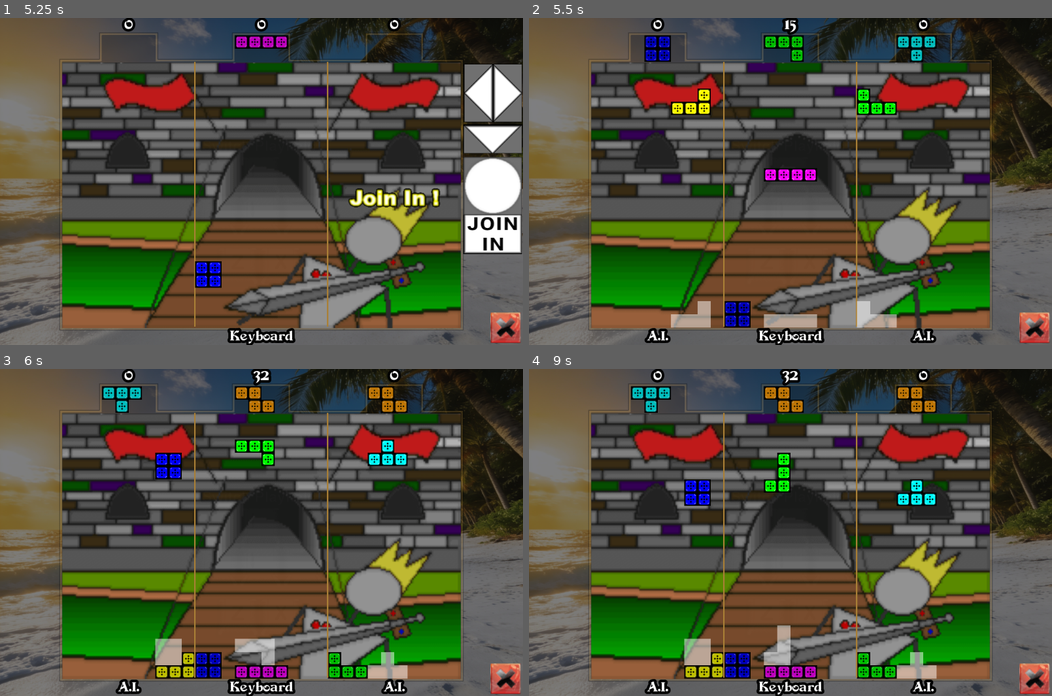
Above: before the commit, frames 1-4 (two rows, left to right).
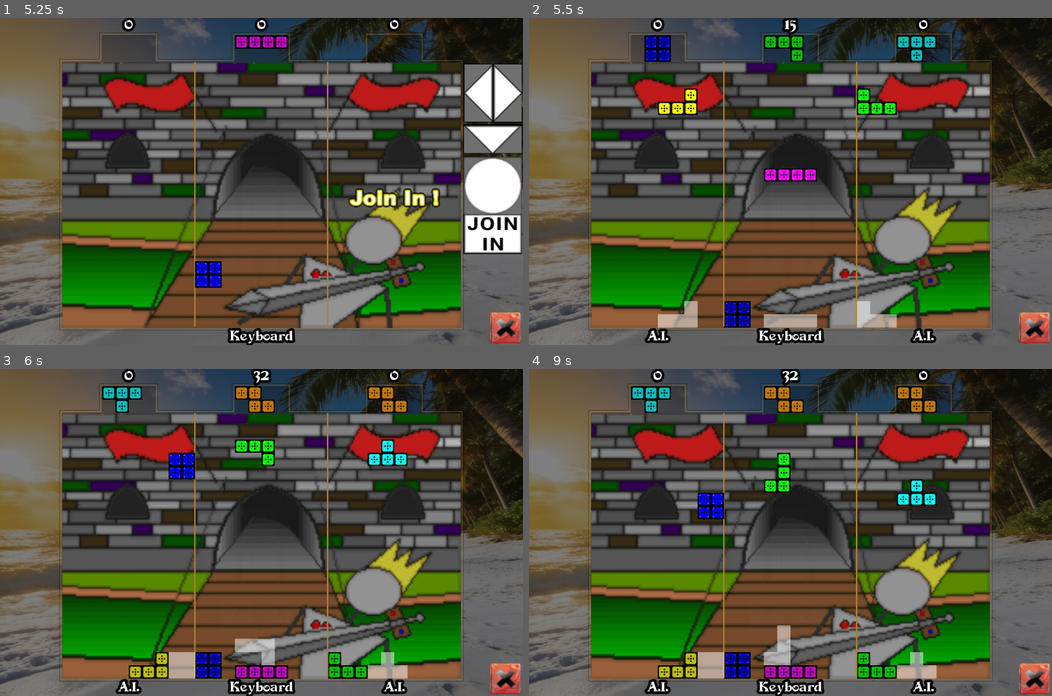
Above: after the commit, the same moments.

Repository: savantsavior/t-story
Game: Godot game, scene res://Main.tscn
Two runs of this game, one before a commit and one after it. Both use one fixed random seed, a clock stepped at 60 frames per second and the inputs below. Video files are missing from this copy of the repository; at most half a second of black plays in their place.
Inputs (mouse positions are in pixels of both pictures, inside the frame that each line leads up to):
- Up to frame 1 (5.25 s): tap Enter at 0.5, 2.1, 2.75 s; move the mouse to (376, 165) at 0.52 s; hold Right (KeyboardRight) 0.53-1.25 s; hold Z (ButtonOne) 0.53-1.25 s; click (376, 165) at 0.67 s; drag from (156, 197) to (235, 246) at 1.27 s; tap Space (Pause) at 2 s; move the mouse to (313, 109) at 2.02 s; hold Right (KeyboardRight) 2.03-2.75 s; drag from (235, 246) to (104, 132) at 2.77 s; move the mouse to (418, 230) at 3.52 s; hold Left (KeyboardLeft) 3.53-4.25 s; tap Shift at 3.6 s; drag from (104, 132) to (183, 99) at 4.27 s; move the mouse to (287, 181) at 5.02 s; hold Down (KeyboardDown) from 5.03 s (still down); hold X (ButtonTwo) from 5.03 s (still down); click (287, 181) at 5.17 s
- Up to frame 2 (5.5 s): keep holding Down (KeyboardDown); keep holding X (ButtonTwo)
- Up to frame 3 (6 s): release Down (KeyboardDown) at 5.75 s; release X (ButtonTwo) at 5.75 s; drag from (183, 450) to (156, 548) at 5.77 s
- Up to frame 4 (9 s): move the mouse to (905, 516) at 6.52 s; hold Up (KeyboardUp) 6.53-7.25 s; tap Backspace at 6.6 s; tap Space (Pause) at 7.25, 8.75 s; drag from (685, 548) to (764, 597) at 7.27 s; tap Enter at 8 s; move the mouse to (842, 460) at 8.02 s; hold Down (KeyboardDown) 8.03-8.75 s; hold Z (ButtonOne) 8.03-8.75 s; drag from (764, 597) to (633, 483) at 8.77 s

Frame 1 is identical in both runs. In frame 2, 0.8% of the frame differs, in the area x 24-35%, y 21-95%; in frame 3, 1.3%; in frame 4, 1.5%, in the area x 24-38%, y 33-95%.

Commit message:
Make the Yiyuan Lee "Near-Perfect" AI match the published algorithm
The port scored moves differently from the algorithm it is named after:
- holes counted only cells directly under a block (Lee counts every empty
  cell below a block in the column)
- column heights skipped row 6 and special-cased row 5
- completed lines only counted when all three co-op boards were full, so
  filling a row was never rewarded, and heights were measured before
  removing completed rows
- no lookahead (Lee scores the current piece together with the next one)

The new evaluator works on a private copy of the board (no game state is
touched while searching), removes the player's own full rows before
measuring the four features, and scores each move with a one-piece
lookahead. Movement and reachability rules are unchanged: the current
piece is still tested from its current row, exactly as before.

Headless check on Godot 4.5.1, seeded 7-bag, 400 pieces, open-top
10-wide board: the fix survives all 400 pieces and clears 160 lines, the
maximum possible. A replica of the previous scoring tops out after 319
pieces with 117 lines. About 54 ms per decision, once per piece.

Co-Authored-By: Claude Opus 5.5 <noreply@anthropic.com>

Diff:
--- a/project_t-story/LogicCore.gd
+++ b/project_t-story/LogicCore.gd
@@ -1897,6 +1897,145 @@
 #
 
 # Below A.I. Source Code Function Written By "JeZxLee"
+#---------------------------------------------------------------------------------------------------
+#   "Near-Perfect" Tetris A.I. by Yiyuan Lee - faithful port, evaluated on a private board copy.
+#   Features are measured AFTER the player's full rows are removed, holes count every empty cell
+#   below a block, and each move is scored with a one-piece lookahead (current + next piece).
+#---------------------------------------------------------------------------------------------------
+const LEE_AGGREGATE_HEIGHT = -0.510066
+const LEE_COMPLETED_LINES = 0.760666
+const LEE_HOLES = -0.35663
+const LEE_BUMPINESS = -0.184483
+
+func AIBoardCopy(player):
+	# 1 = blocked exactly as PieceCollision() sees it (falling/shadow pieces are ignored), 0 = empty.
+	var board = []
+	board.resize(15)
+	for x in range(15):
+		board[x] = []
+		board[x].resize(26)
+		for y in range(26):
+			var value = PlayfieldNew[player][x][y]
+			if ( (value > 0 && value < 40) || value == 255 || value > 99999 ):
+				board[x][y] = 1
+			else:
+				board[x][y] = 0
+	return(board)
+
+func AIPieceFits(board, piece, rotation, pieceX, pieceY):
+	var box = 1
+	for y in range(0, 4):
+		for x in range(0, 4):
+			if (PieceData[piece][rotation][box] > 0):
+				var boardX = pieceX + x
+				var boardY = pieceY + y
+				if (boardX < 0 || boardX > 14 || boardY < 0 || boardY > 25):  return(false)
+				if (board[boardX][boardY] != 0):  return(false)
+			box+=1
+	return(true)
+
+func AIDropAndPlace(board, piece, rotation, pieceX, startY):
+	# Returns a NEW board with the piece dropped straight down from startY, or null if it cannot start there.
+	if (AIPieceFits(board, piece, rotation, pieceX, startY) == false):  return(null)
+	var pieceY = startY
+	while (AIPieceFits(board, piece, rotation, pieceX, pieceY+1) == true):
+		pieceY+=1
+	var placed = []
+	placed.resize(15)
+	for x in range(15):
+		placed[x] = board[x].duplicate()
+	var box = 1
+	for y in range(0, 4):
+		for x in range(0, 4):
+			if (PieceData[piece][rotation][box] > 0):
+				placed[pieceX+x][pieceY+y] = 1
+			box+=1
+	return(placed)
+
+func AIEntryY(board, piece, rotation, pieceX):
+	# First row (from the top) where the piece fits in this column: used for the next-piece lookahead.
+	for y in range(0, 9):
+		if (AIPieceFits(board, piece, rotation, pieceX, y) == true):  return(y)
+	return(-1)
+
+func AIClearOwnLines(board):
+	# Lee's features are measured after clearing. In this co-op mode a row clears when all three
+	# playfields are full, so the player's own full row is scored (and removed) as a completed line.
+	var cleared = 0
+	var y = 23
+	while (y >= 5):
+		var full = true
+		for x in range(2, 12):
+			if (board[x][y] == 0):
+				full = false
+				break
+		if (full == true):
+			cleared+=1
+			for moveY in range(y, 5, -1):
+				for x in range(2, 12):
+					board[x][moveY] = board[x][moveY-1]
+			for x in range(2, 12):
+				board[x][5] = 0
+		else:
+			y-=1
+	return(cleared)
+
+func AIScoreBoard(board, completedLines):
+	var aggregateHeight = 0
+	var holes = 0
+	var bumpiness = 0
+	var previousHeight = -1
+	for x in range(2, 12):
+		var height = 0
+		var blockAbove = false
+		for y in range(5, 24):
+			if (board[x][y] != 0):
+				if (blockAbove == false):
+					height = (24 - y)
+					blockAbove = true
+			elif (blockAbove == true):
+				holes+=1
+		aggregateHeight+=height
+		if (previousHeight >= 0):
+			bumpiness+=abs(height - previousHeight)
+		previousHeight = height
+	return( (LEE_AGGREGATE_HEIGHT * aggregateHeight) + (LEE_COMPLETED_LINES * completedLines)
+			+ (LEE_HOLES * holes) + (LEE_BUMPINESS * bumpiness) )
+
+func ComputeNearPerfectMove(player):
+	var best = AIBestMove(AIBoardCopy(player), Piece[player], NextPiece[player], PiecePlayfieldY[player], PiecePlayfieldX[player], PieceRotation[player])
+	BestMoveX[player] = best[0]
+	BestRotation[player] = best[1]
+
+func AIBestMove(board, piece, nextPiece, startY, fallbackX, fallbackRotation):
+	# Pure search (no game state touched): returns [bestX, bestRotation].
+	var bestScore = -INF
+	var bestX = fallbackX
+	var bestRotation = fallbackRotation
+	for rotation in range(1, MaxRotationArray[piece]+1):
+		for pieceX in range(0, 12):
+			var afterCurrent = AIDropAndPlace(board, piece, rotation, pieceX, startY)
+			if (afterCurrent == null):  continue
+			var currentLines = AIClearOwnLines(afterCurrent)
+			var moveScore = -INF
+			for nextRotation in range(1, MaxRotationArray[nextPiece]+1):
+				for nextX in range(0, 12):
+					var entryY = AIEntryY(afterCurrent, nextPiece, nextRotation, nextX)
+					if (entryY < 0):  continue
+					var afterNext = AIDropAndPlace(afterCurrent, nextPiece, nextRotation, nextX, entryY)
+					if (afterNext == null):  continue
+					var nextLines = AIClearOwnLines(afterNext)
+					moveScore = max(moveScore, AIScoreBoard(afterNext, currentLines + nextLines))
+			if (moveScore == -INF):
+				# The next piece cannot be placed after this move: judge the move alone, heavily penalised.
+				moveScore = AIScoreBoard(afterCurrent, currentLines) - 1000.0
+			if (moveScore > bestScore):
+				bestScore = moveScore
+				bestX = pieceX
+				bestRotation = rotation
+	return([bestX, bestRotation])
+
+#---------------------------------------------------------------------------------------------------
 func ComputeComputerPlayerMove(player):
 	if (AIsystemToUse == 0):
 		if ( DoAnyPlayersHaveCompletedLine() == true ):
@@ -2042,109 +2181,7 @@
 			return
 
 		if (CPUComputedBestMove[player] == false):
-			for posX in range (0, 12):
-				for rot in range (1, MaxRotationArray[Piece[player]]+1):
-					MovePieceCollision[player][posX][rot] = true
-
-#-- Compute, prioritize, & store all player moves ------------------------------
-			for NewCPUPieceTestX in range (0, 12):
-				for NewCPURotationTest in range (1, MaxRotationArray[Piece[player]]+1):
-					TEMP_PieceRotation = PieceRotation[player]
-					TEMP_PiecePlayfieldX = PiecePlayfieldX[player]
-					TEMP_PiecePlayfieldY = PiecePlayfieldY[player]
-
-					PiecePlayfieldX[player] = NewCPUPieceTestX
-					PieceRotation[player] = NewCPURotationTest
-
-					MovePieceCollision[player][NewCPUPieceTestX][NewCPURotationTest] = false
-					if (PieceCollision(player) == CollisionNotTrue):
-						for posY in range(PiecePlayfieldY[player], 23):
-							PiecePlayfieldY[player] = posY
-							if ( PieceCollision(player) == CollisionWithPlayfield ):
-								PiecePlayfieldY[player]-=1
-
-								AddCurrentPieceToPlayfieldMemory(player, Fallen)
-
-								var heightTemp
-								var bump = []
-								bump.resize(13)
-								for bumpZero in range(13):
-									bump[bumpZero] = 0
-
-								for posX in range(2, 12):
-									heightTemp = 0
-									for posYtwo in range(23, 6, -1):
-										if (  (PlayfieldNew[player][posX][posYtwo] == 0) && ( (PlayfieldNew[player][posX][posYtwo-1] > 30 && PlayfieldNew[player][posX][posYtwo-1] < 40) )  ):
-											MoveTrappedHoles[player][NewCPUPieceTestX][NewCPURotationTest]+=1
-
-										if (PlayfieldNew[player][posX][posYtwo] > 30 && PlayfieldNew[player][posX][posYtwo] < 40):
-											heightTemp = (24-posYtwo)
-
-									if (PlayfieldNew[player][posX][5] > 30 && PlayfieldNew[player][posX][5] < 40 ):  heightTemp+=1
-
-									bump[posX] = heightTemp
-									MoveAggregateHeight[player][NewCPUPieceTestX][NewCPURotationTest]+= heightTemp
-
-								var checkBumps = 0
-								checkBumps+=abs(bump[2]-bump[3])
-								checkBumps+=abs(bump[3]-bump[4])
-								checkBumps+=abs(bump[4]-bump[5])
-								checkBumps+=abs(bump[5]-bump[6])
-								checkBumps+=abs(bump[6]-bump[7])
-								checkBumps+=abs(bump[7]-bump[8])
-								checkBumps+=abs(bump[8]-bump[9])
-								checkBumps+=abs(bump[9]-bump[10])
-								checkBumps+=abs(bump[10]-bump[11])
-
-								MoveBumpiness[player][NewCPUPieceTestX][NewCPURotationTest] = checkBumps
-
-								var boxTotal
-								for y in range(4, 24):
-									boxTotal = 0
-									for p in range(3):
-										for x in range (2, 12):
-											if ( (PlayfieldNew[p][x][y] > 30 && PlayfieldNew[p][x][y] < 40) ):
-												boxTotal+=1
-
-									if (boxTotal == 30):
-										MoveCompletedLines[player][NewCPUPieceTestX][NewCPURotationTest]+=1
-
-								DeleteCurrentPieceFromPlayfieldMemory(player, Temp)
-
-								PieceRotation[player] = TEMP_PieceRotation
-								PiecePlayfieldX[player] = TEMP_PiecePlayfieldX
-								PiecePlayfieldY[player] = TEMP_PiecePlayfieldY
-
-								break
-					else:
-						CPUComputedBestMove[player] = false
-
-						MovePieceCollision[player][NewCPUPieceTestX][NewCPURotationTest] = true
-						PieceRotation[player] = TEMP_PieceRotation
-						PiecePlayfieldX[player] = TEMP_PiecePlayfieldX
-						PiecePlayfieldY[player] = TEMP_PiecePlayfieldY
-
-#-- Choose best move & rotation in either left or right direction ----------------------------------
-			var TEMP_BestValue = -9999999999.0
-			for posX in range (0, 12):
-				for rot in range (1, MaxRotationArray[Piece[player]]+1):
-					if (MovePieceCollision[player][posX][rot] == false):
-
-#						A.I. Algorithm By Yiyuan Lee
-						var testValue = ( (-0.510066 * MoveAggregateHeight[player][posX][rot])
-									+(0.760666 * MoveCompletedLines[player][posX][rot])
-									+(-0.35663 * MoveTrappedHoles[player][posX][rot])
-									+(-0.184483 * MoveBumpiness[player][posX][rot]) )
-
-						print("player=", player, " / posX=", posX, " / rot=", rot, " / testValue=", testValue, " / Height=", MoveAggregateHeight[player][posX][rot], " / Comp.Lines=", MoveCompletedLines[player][posX][rot], " / Trap.Holes=", MoveTrappedHoles[player][posX][rot], " / Bumpiness=", MoveBumpiness[player][posX][rot])
-
-						if (testValue >= TEMP_BestValue):
-							TEMP_BestValue = testValue
-							BestMoveX[player] = posX
-							BestRotation[player] = rot
-
-			print("BestMoveX=", BestMoveX[player], " / BestRotation=", BestRotation[player])
-			print("-----------------------------------------------------------------------------------")
+			ComputeNearPerfectMove(player)
 
 			CPUComputedBestMove[player] = true
 			MovedToBestMove[player] = false
